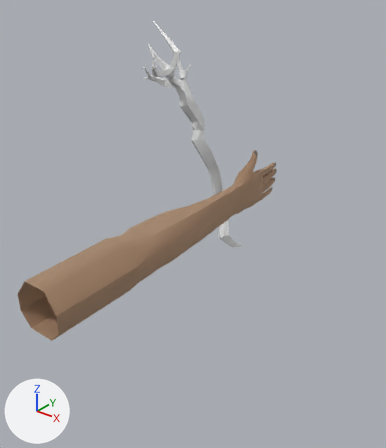
Two versions of the FBX model Assets/Models/game/Torchbearer.fbx, one commit apart.
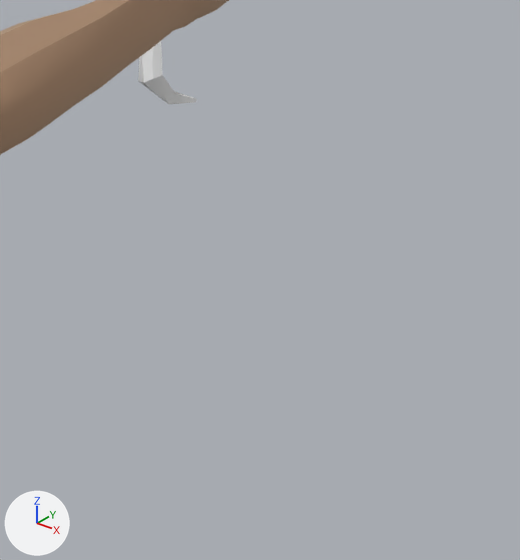
The first picture shows the older version from a 50 mm camera at (0.66, -0.513, 1.419) aimed at (0.004, 0.308, 0.91). The close-ups show both versions on the part from 41% to 100% of the width and 45% to 100% of the height of that picture. Lighting does not change. The marker at lower left points along +X, +Y and +Z. Where no turn or scale is listed for an object, it has been applied to the vertices.

The first close-up shows 'Hand', 'Torch02'.
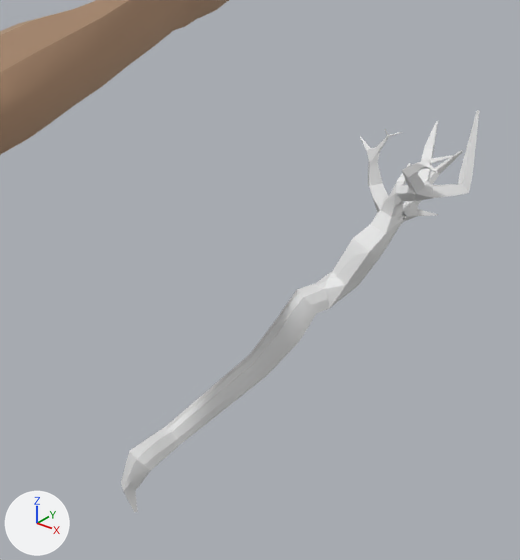
Boxes [x1, y1, x2, y2] around the edits, measured in the close-ups (520 x 560 px):
'Torch02', moved, turned: before [138, 41, 197, 104]; after [121, 110, 479, 513]

The change, as a diff of the scene's bpy script:
```diff
--- a/Assets/Models/game/Torchbearer.fbx.py
+++ b/Assets/Models/game/Torchbearer.fbx.py
@@ ob_torch02 @@
 ob_torch02 = bpy.data.objects.new('Torch02', me_cylinder_035)
-ob_torch02.location = (-0.072, 0.505, 0.894)
-ob_torch02.rotation_euler = (0.0494, -0.274, 0.0622)  # degrees (2.8, -16, 3.6)
+ob_torch02.location = (0.111, 0.411, 0.466)
+ob_torch02.rotation_euler = (-0.86, 0.282, -0.307)  # degrees (-49, 16, -18)
 ob_torch02.scale = (0.129, 0.129, 0.129)
```
